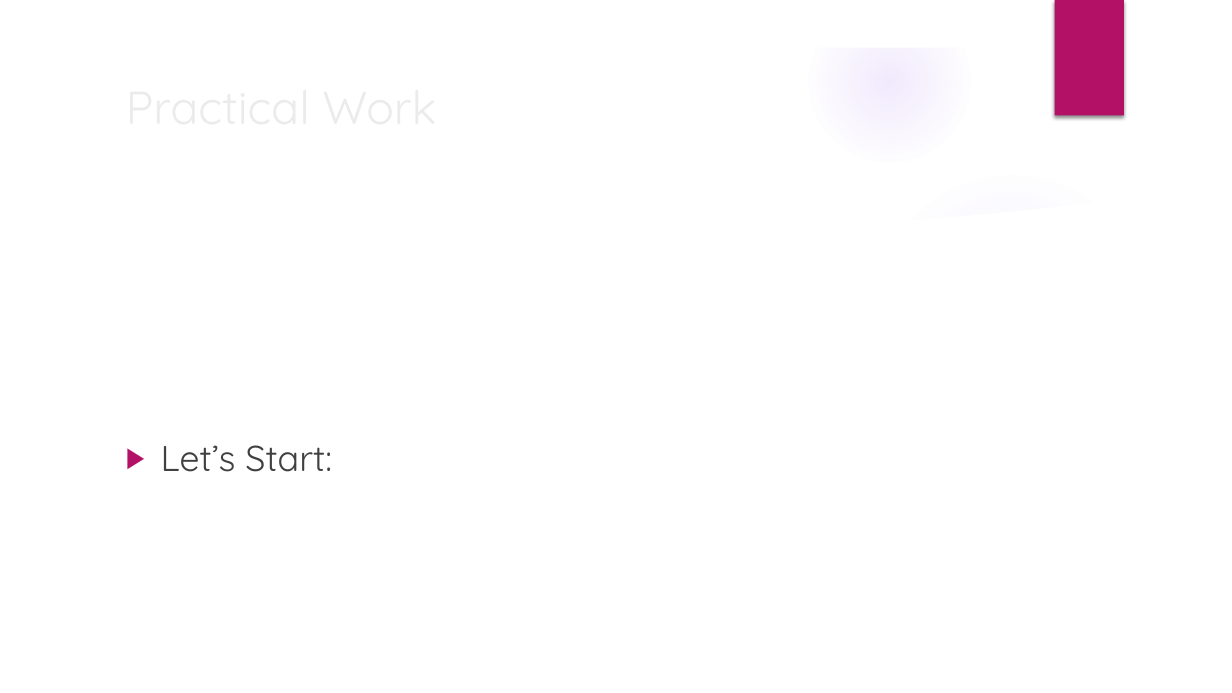
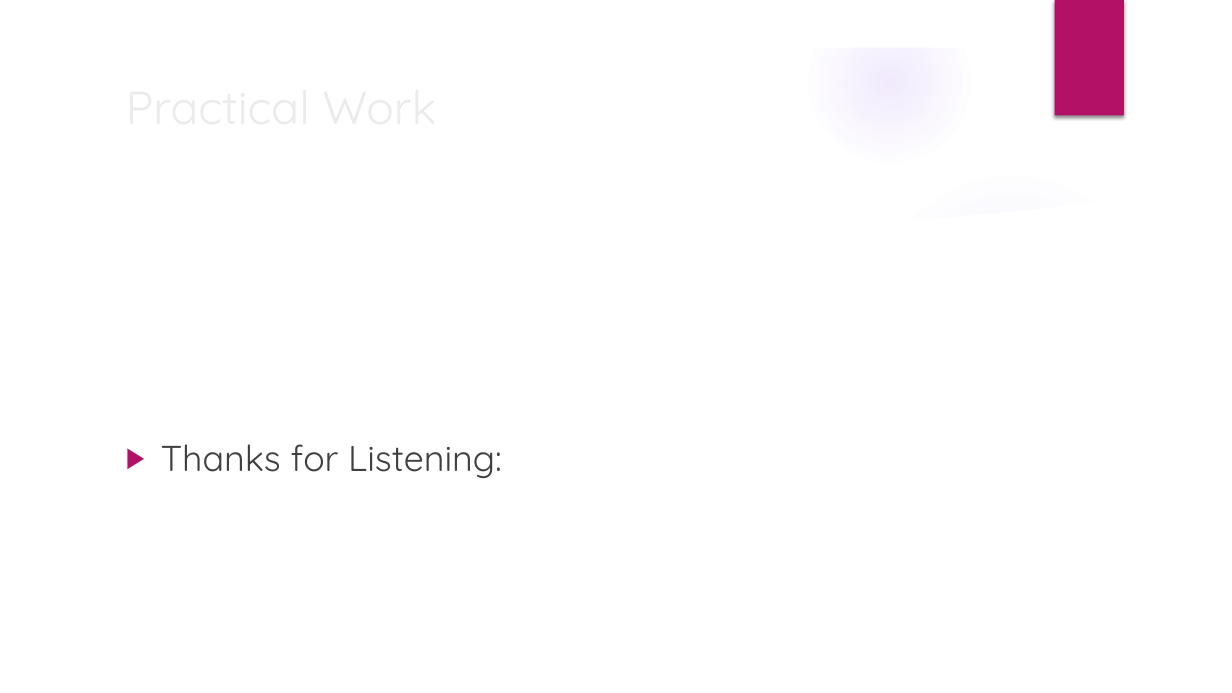
Before and after one commit to Saeed-Engr/Natural-Language-Processing, a slide deck: slide 8 of Natural Language Processing (NLP) with Python.pptx. Drawn at 1232x693 pixels with LibreOffice and Linux fonts; fonts in the diff are those of the drawing; background and template pictures are left out. Boxes give left, top, right and bottom in pixels: in the first picture for what was removed or moved away, otherwise in the second. Text is boxed around its words. In the diff, an @@ line names an element or a change of style, - is before the commit and + after.

```diff
--- a/Natural Language Processing (NLP) with Python.pptx
+++ b/Natural Language Processing (NLP) with Python.pptx
@@ text at box(161, 444, 502, 478): text changed @@
-▶ Let’s Start:
+▶ Thanks for Listening:
```
Also in this commit, not shown: 1 other slide changed.
